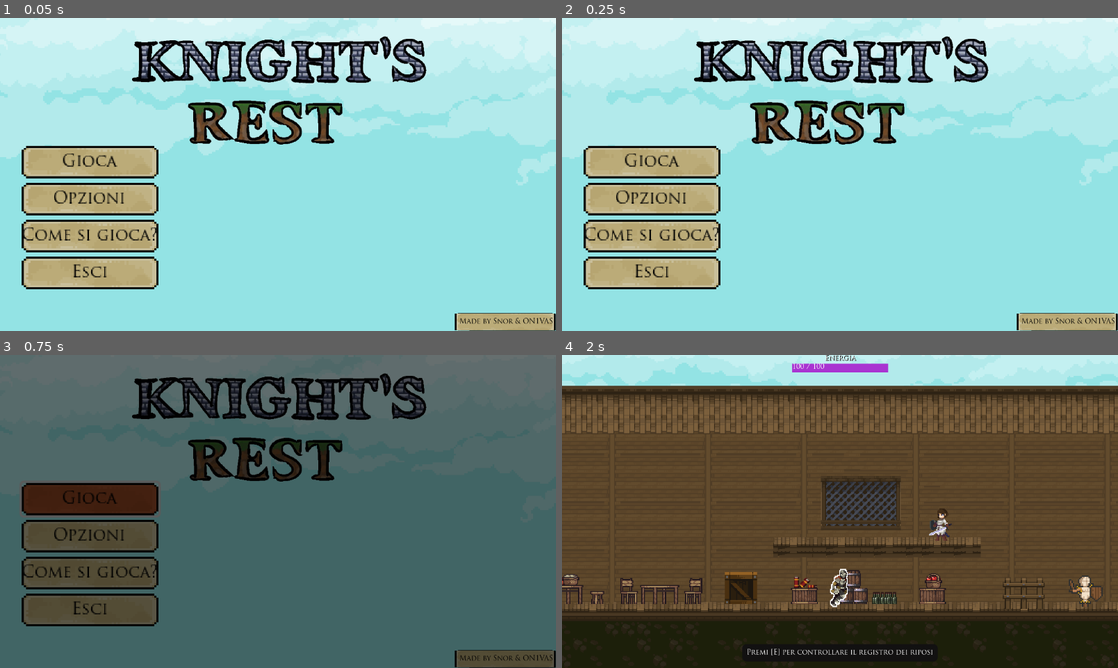
Above: before the commit, frames 1-4 (two rows, left to right).
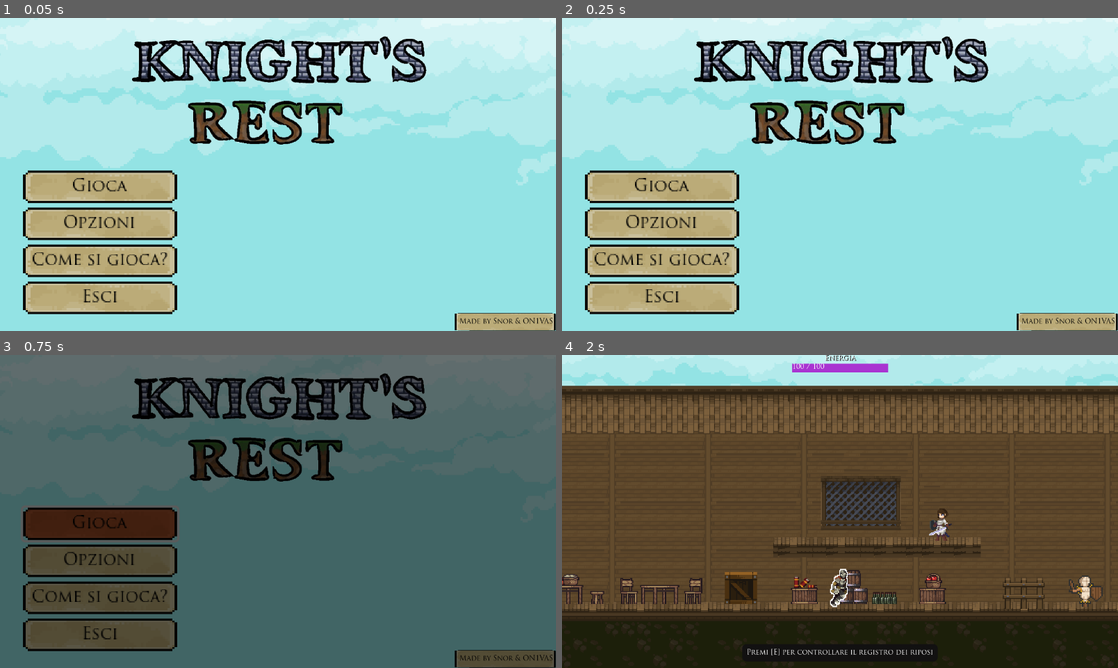
Above: after the commit, the same moments.

Repository: ON1VAS/tesiUni2025
Game: Godot game, scene res://scene/menu.tscn
Same seed, same stepped clock (60 frames per second), same inputs: the game is played once before the commit and once after it.
Inputs:
- Up to frame 1 (0.05 s): no input
- Up to frame 2 (0.25 s): no input
- Up to frame 3 (0.75 s): click "Gioca" at 0.5 s
- Up to frame 4 (2 s): hold D (ui_right) from 1.28 s (still down); hold E (ui_accept) from 1.28 s (still down)

The runs differ from the first frame. In frame 1, 12% of the frame differs, in the area x 3-32%, y 40-95%; in frame 2, 12%; in frame 3, 11%; in frame 4, nothing differs.

Commit message:
sistemato menu

Diff:
--- a/scene/menu.tscn
+++ b/scene/menu.tscn
@@ -11,6 +11,12 @@
 
 [sub_resource type="SystemFont" id="SystemFont_xs5te"]
 
+[sub_resource type="StyleBoxTexture" id="StyleBoxTexture_nuiae"]
+texture = ExtResource("6_1qlln")
+expand_margin_left = 5.0
+expand_margin_right = 5.0
+region_rect = Rect2(0, 64, 64, 16)
+
 [sub_resource type="StyleBoxTexture" id="StyleBoxTexture_wd6lm"]
 texture = ExtResource("6_1qlln")
 region_rect = Rect2(0, 0, 64, 64)
@@ -32,18 +38,17 @@
 anchors_preset = 4
 anchor_top = 0.5
 anchor_bottom = 0.5
-offset_left = 50.0
-offset_top = -50.5
-offset_right = 171.0
-offset_bottom = 50.5
+offset_left = 53.0
+offset_top = -9.0
+offset_right = 195.0
+offset_bottom = 123.0
 grow_vertical = 2
 scale = Vector2(2.5, 2.5)
 
 [node name="VBoxContainer" type="VBoxContainer" parent="MarginContainer"]
 custom_minimum_size = Vector2(50, 0)
 layout_mode = 2
-size_flags_horizontal = 0
-size_flags_vertical = 0
+size_flags_vertical = 8
 
 [node name="Gioca" type="Button" parent="MarginContainer/VBoxContainer"]
 texture_filter = 1
@@ -116,7 +121,7 @@
 - usa WASD per muoverti e K, L per attaccare
 - usa SHIFT per effettuare una schivata
 - il gioco diventerà man mano più difficile in base a quanto ci si gioca in una sessione continua, dandoti malus e potenziando i nemici
--il cavaliere si stancherà, ricordati di farlo riposare per ripotrarlo alle piene forze (e approfittane anche tu per studiare o fare ciò che vuoi!)
+-il cavaliere si stancherà, ricordati di farlo riposare per riportarlo alle piene forze (e approfittane anche tu per studiare o fare ciò che vuoi!)
 "
 horizontal_alignment = 1
 autowrap_mode = 3
@@ -182,15 +187,19 @@
 theme_override_constants/separation = -75
 
 [node name="Label" type="Label" parent="UI/VBoxContainer"]
-layout_mode = 2
+visible = false
+layout_mode = 2
+size_flags_horizontal = 4
 theme_override_colors/font_shadow_color = Color(0, 0, 0, 1)
 theme_override_fonts/font = SubResource("SystemFont_xs5te")
 theme_override_font_sizes/font_size = 32
 text = "OPZIONI"
 horizontal_alignment = 1
+vertical_alignment = 1
 
 [node name="Settings" type="TabContainer" parent="UI"]
 unique_name_in_owner = true
+texture_filter = 1
 anchors_preset = -1
 anchor_left = 0.196875
 anchor_top = 0.248611
@@ -204,8 +213,12 @@
 grow_vertical = 2
 size_flags_horizontal = 4
 size_flags_vertical = 4
+theme = ExtResource("8_wd6lm")
 theme_override_constants/side_margin = 26
+theme_override_styles/tab_focus = SubResource("StyleBoxTexture_nuiae")
 theme_override_styles/panel = SubResource("StyleBoxTexture_wd6lm")
+theme_override_styles/tab_selected = SubResource("StyleBoxTexture_nuiae")
+theme_override_styles/tab_unselected = SubResource("StyleBoxTexture_nuiae")
 current_tab = 0
 metadata/_edit_use_anchors_ = true
 
--- a/theme/theme1.tres
+++ b/theme/theme1.tres
@@ -58,7 +58,8 @@
 region_rect = Rect2(0, 0, 64, 64)
 
 [sub_resource type="StyleBoxTexture" id="StyleBoxTexture_he4yr"]
-region_rect = Rect2(0, 0, 64, 64)
+texture = ExtResource("1_5i60x")
+region_rect = Rect2(0, 64, 64, 16)
 
 [resource]
 Button/colors/font_color = Color(0, 0, 0, 1)
@@ -89,5 +90,8 @@
 Label/colors/font_outline_color = Color(1, 1, 1, 1)
 Label/styles/normal = SubResource("StyleBoxTexture_cuuor")
 Panel/styles/normal = SubResource("StyleBoxTexture_mdss1")
+TabBar/colors/drop_mark_color = Color(0, 0, 0, 1)
+TabBar/colors/font_hovered_color = Color(0, 0, 0, 1)
+TabBar/colors/font_selected_color = Color(0, 0, 0, 1)
 TabBar/styles/normal = SubResource("StyleBoxTexture_he4yr")
 Window/fonts/title_font = ExtResource("1_rhpoe")
--- a/theme/theme2.tres
+++ b/theme/theme2.tres
@@ -5,3 +5,6 @@
 Label/colors/font_outline_color = Color(1, 1, 1, 1)
 RichTextLabel/colors/default_color = Color(0, 0, 0, 1)
 RichTextLabel/colors/font_outline_color = Color(1, 1, 1, 1)
+TabContainer/colors/drop_mark_color = Color(0, 0, 0, 1)
+TabContainer/colors/font_hovered_color = Color(0, 0, 0, 1)
+TabContainer/colors/font_selected_color = Color(0, 0, 0, 1)
Not shown: 1 places in scene/menu.tscn that only renumber resources
